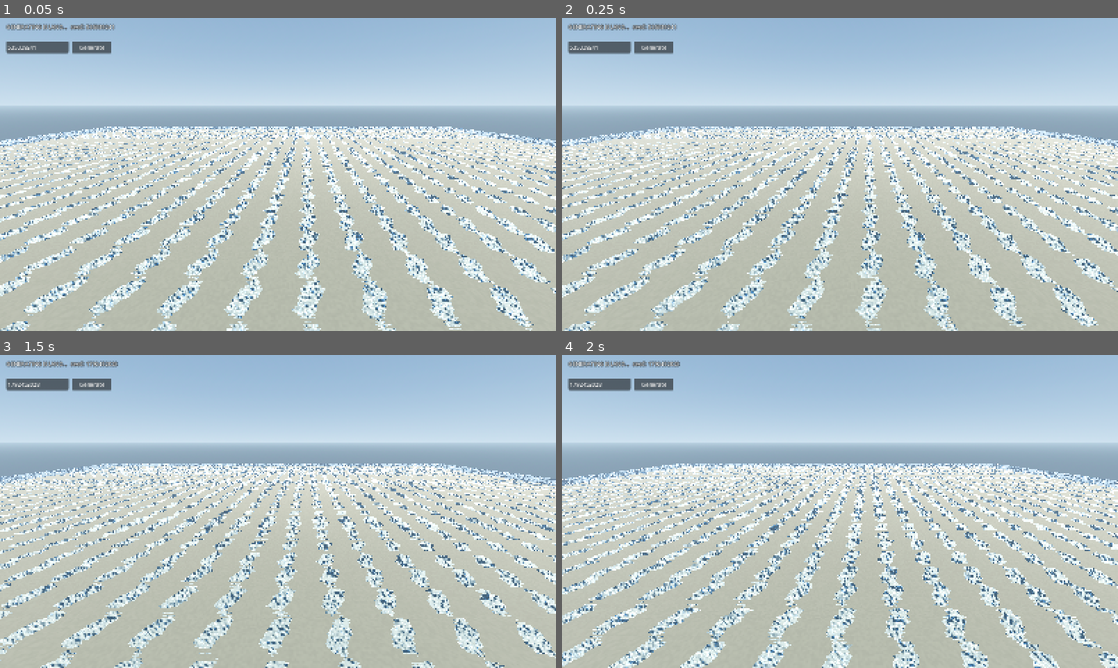
Above: before the commit, frames 1-4 (two rows, left to right).
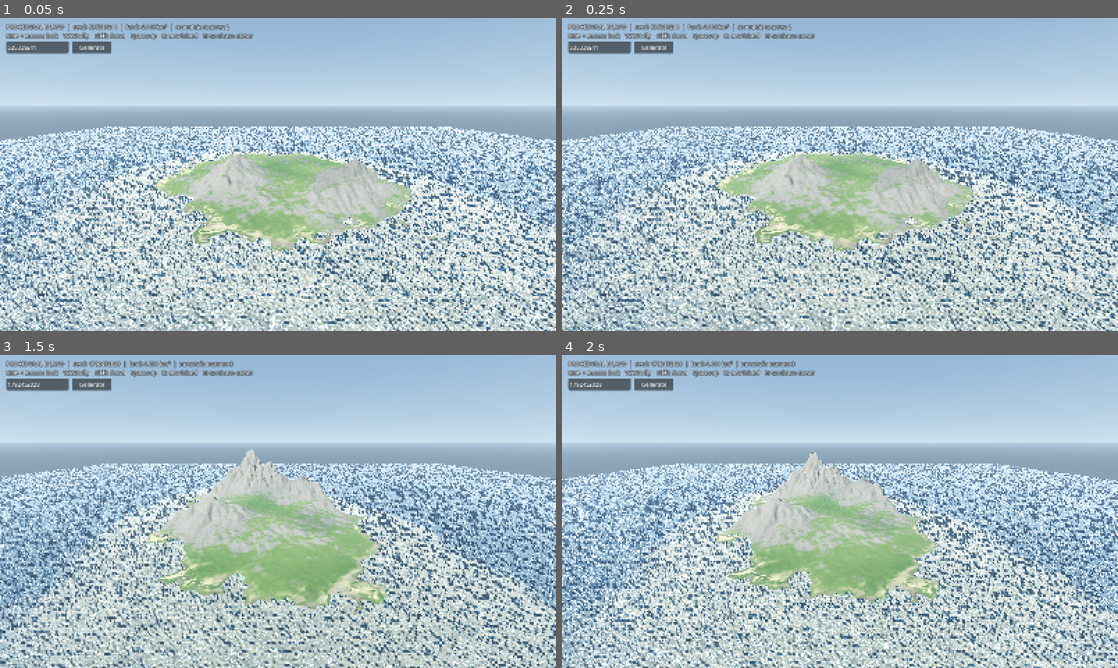
Above: after the commit, the same moments.

Repository: Temeramor/PG-Island
Game: Godot game, scene res://main.tscn
The game is run twice, just before and just after one commit, with the same random seed, the same clock (stepped at 60 frames per second) and the same inputs.
Inputs (mouse positions are in pixels of both pictures, inside the frame that each line leads up to):
- Up to frame 1 (0.05 s): no input
- Up to frame 2 (0.25 s): no input
- Up to frame 3 (1.5 s): tap Enter at 0.5 s; move the mouse to (400, 495) at 0.52 s; hold D 0.53-1.28 s; tap R at 0.6 s; click (400, 495) at 0.67 s; tap Space at 0.77 s; move the mouse to (166, 527) at 1.27 s; hold S from 1.28 s (still down); tap Shift at 1.35 s
- Up to frame 4 (2 s): keep holding S; tap Space at 1.52 s

The runs differ from the first frame. In frame 1, 47% of the frame differs, in the area x 0-100%, y 1-100%; in frame 2, 47%; in frame 3, 49%; in frame 4, 48%.

Commit message:
Store mountain width scale for the foothill mask

Diff:
--- a/scripts/island_generator.gd
+++ b/scripts/island_generator.gd
@@ -136,6 +136,7 @@
 			"angle": rng.randf_range(0.0, TAU),
 			"long_radius": long_radius,
 			"short_radius": short_radius,
+			"width_scale": width_scale,
 			"peak_height": peak_height,
 			"frequency": rng.randf_range(0.0032, 0.0052),
 			"phase": rng.randf_range(-1000.0, 1000.0),
